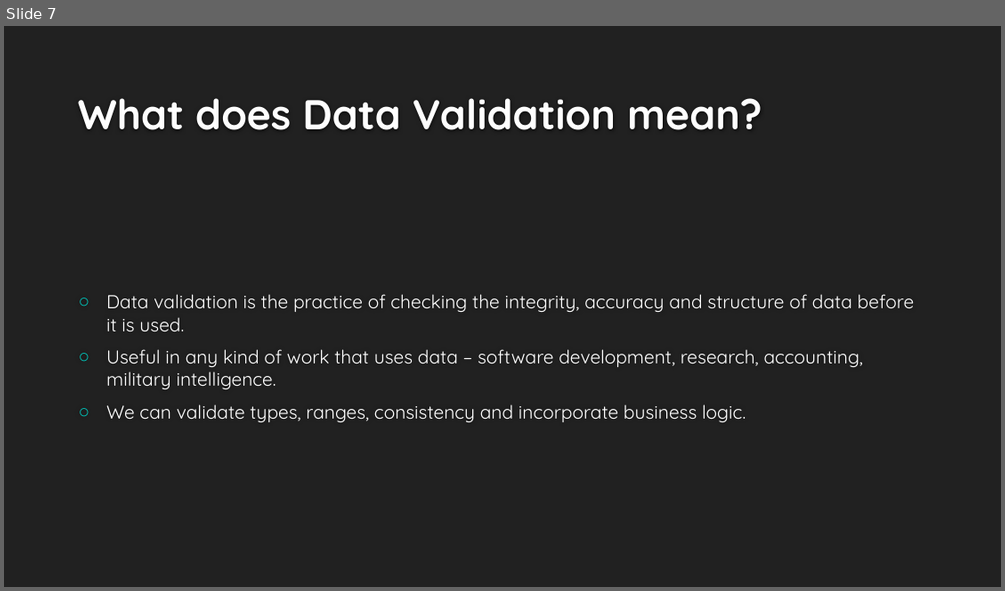
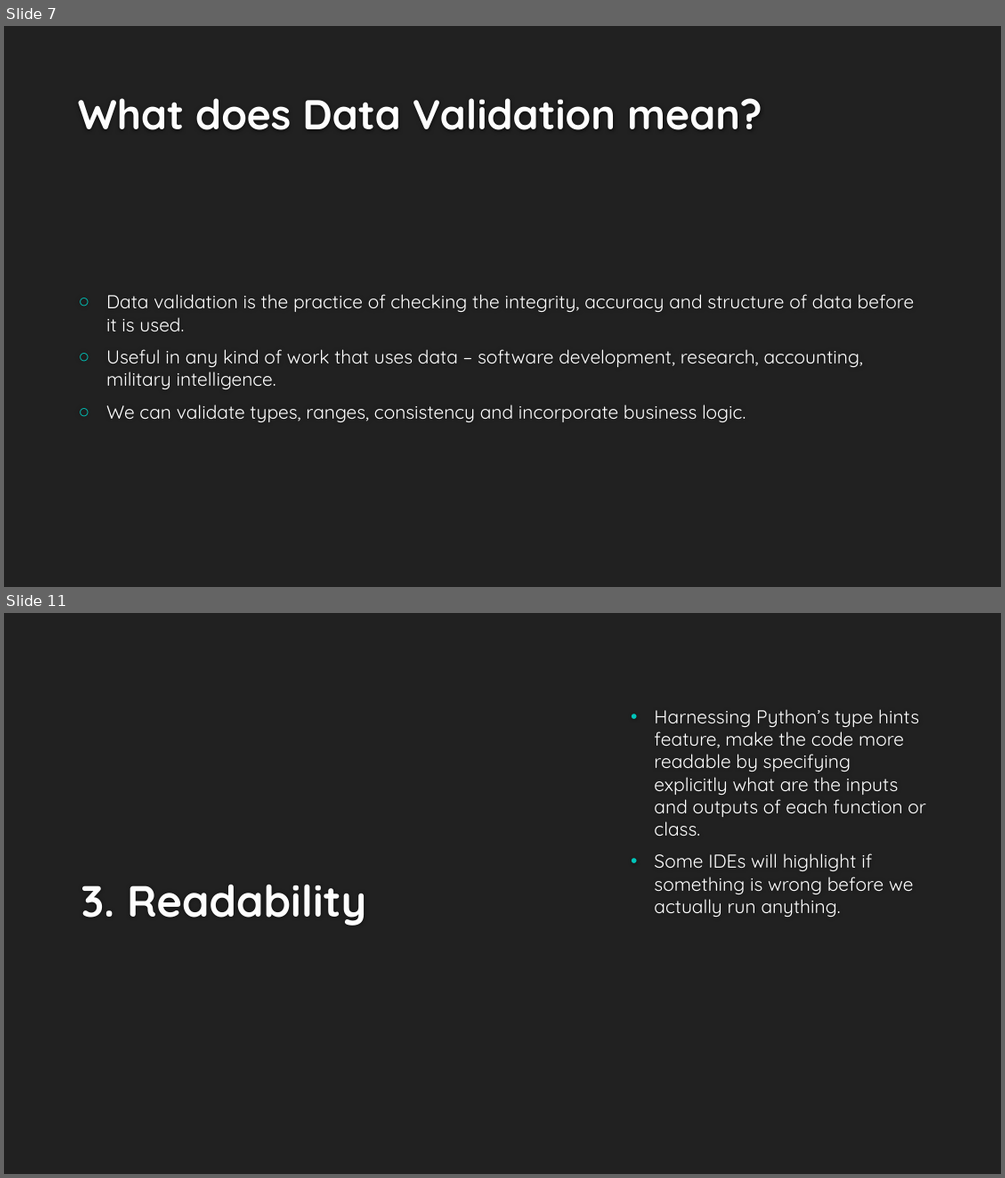
Before and after one commit to NatanMish/data_validation, a slide deck: Data Validation for Data Science.pptx. Shown one above the other, each under a label of ours: slide 7 before the commit, slides 7 and 11 after it; the slides between them are not shown. The pictures are 1005x591 and 1005x1178 pixels, drawn with LibreOffice and Linux fonts; fonts in the diff are those of the drawing; background and template pictures are left out. Boxes give left, top, right and bottom in pixels: in the first picture for what was removed or moved away, otherwise in the second. Text is boxed around its words. In the diff, an @@ line names an element or a change of style, - is before the commit and + after.

```diff
--- a/Data Validation for Data Science.pptx
+++ b/Data Validation for Data Science.pptx
@@ slide 11 added at (x1=4, y1=613, x2=1001, y2=1174), background #212121 @@
@@ text added at (x1=654, y1=709, x2=926, y2=916), 18 pt, text #FFFFFF @@
+• Harnessing Python’s type hints feature, make the code more readable by specifying explicitly what are the inputs and outputs of each function or class.
+• Some IDEs will highlight if something is wrong before we actually run anything.
@@ title added at (x1=81, y1=884, x2=366, y2=925), 42 pt, text #FEFEFE, bold @@
+3. Readability
```
Also in this commit, not shown: 1 slide changed, 6 other slides added, 1 slide removed, 2 other files.
